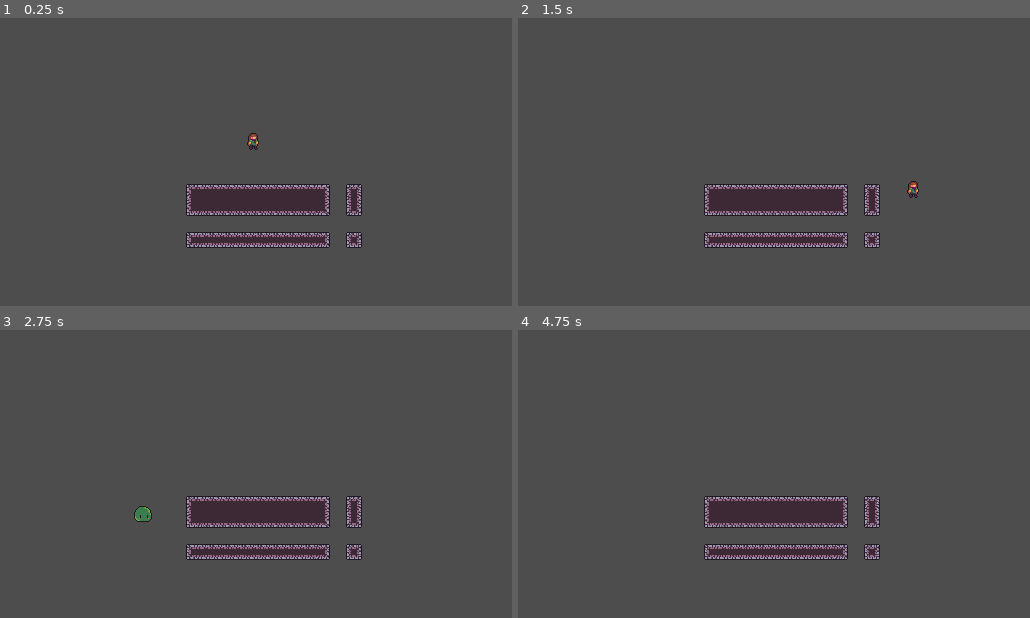
Above: before the commit, frames 1-4 (two rows, left to right).
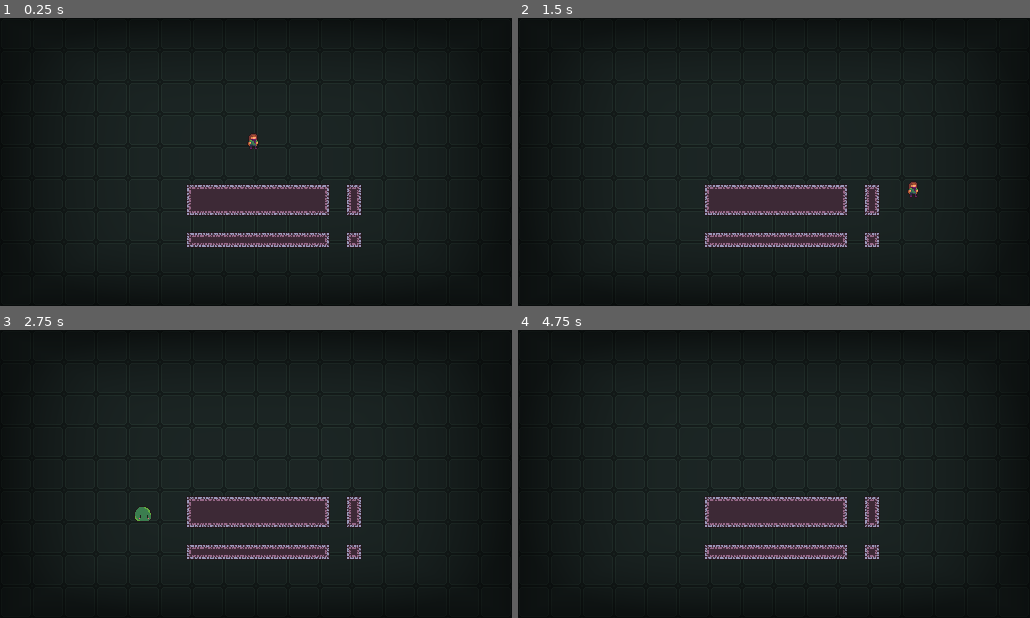
Above: after the commit, the same moments.

Repository: slime-time/slime-world
Game: Godot game, scene res://levels/TestLevel.tscn
Same seed, same stepped clock (60 frames per second), same inputs: the game is played once before the commit and once after it.
Inputs:
- Up to frame 1 (0.25 s): no input
- Up to frame 2 (1.5 s): hold V (transform) 0.53-1.28 s; hold Right (move_right) from 0.53 s (still down); tap W (jump) at 0.77 s; tap V (transform) at 1.35 s
- Up to frame 3 (2.75 s): tap W (jump) at 1.52 s; release Right (move_right) at 2.03 s; hold Left (move_left) from 2.03 s (still down); hold V (transform) from 2.03 s (still down)
- Up to frame 4 (4.75 s): release Left (move_left) at 2.78 s; release V (transform) at 2.78 s; hold Right (move_right) 2.78-4.28 s; tap V (transform) at 2.85, 4.35 s; tap W (jump) at 3.02, 3.77, 4.52 s; hold V (transform) 3.53-4.28 s; hold Left (move_left) from 4.28 s (still down)

The runs differ from the first frame. In frame 1, 95% of the frame differs, in the area x 0-100%, y 0-100%; in frame 2, 95%; in frame 3, 95%; in frame 4, 95%.

Commit message:
Added background to scene

Diff:
--- /dev/null
+++ b/levels/TestLevel.gdshader
@@ -0,0 +1,27 @@
+shader_type canvas_item;
+
+uniform float darkness : hint_range(0.0, 1.0) = 0.2;
+uniform float edge_softness : hint_range(0.1, 8.0) = 1.0;
+//void vertex() {
+	//// Called for every vertex the material is visible on.
+//}
+
+void fragment() {
+	// Called for every pixel the material is visible on.
+	vec4 tex_color = texture(TEXTURE, UV);
+	float dist_x = 2.0 * abs(SCREEN_UV.x - 0.5); // dist from left/right edges
+	float dist_y = 2.0 * abs(SCREEN_UV.y - 0.5); // dist from top/bottom edges
+
+	float delta_x = 	pow(dist_x, edge_softness), delta_y = pow(dist_y, edge_softness);
+
+	float adjust1 = clamp(delta_x + delta_y, 0.0, 1.0);
+	float adjust2 = clamp(max(delta_x, delta_y), 0.0, 1.0);
+	float adjust = (adjust1 + adjust2) / 2.0;
+
+	COLOR = vec4(tex_color.rgb * (1.0-darkness * (0.5 + 0.5 * adjust)), tex_color.a);
+}
+
+//void light() {
+//	// Called for every pixel for every light affecting the CanvasItem.
+//	// Uncomment to replace the default light processing function with this one.
+//}
--- a/levels/TestLevel.tscn
+++ b/levels/TestLevel.tscn
@@ -2,6 +2,8 @@
 
 [ext_resource type="PackedScene" uid="uid://cuv0lsyon5bl" path="res://player/Player/Player.tscn" id="1_1mo47"]
 [ext_resource type="Texture2D" uid="uid://t6ur05s1g4pw" path="res://assets/ground-tile.png" id="1_hsexo"]
+[ext_resource type="Texture2D" uid="uid://dr3tqpr6dkrhu" path="res://assets/background.png" id="3_1mo47"]
+[ext_resource type="Shader" uid="uid://i6opn5gum5pf" path="res://levels/TestLevel.gdshader" id="3_qehkn"]
 
 [sub_resource type="TileSetAtlasSource" id="TileSetAtlasSource_1mo47"]
 texture = ExtResource("1_hsexo")
@@ -42,6 +44,11 @@
 physics_layer_0/collision_layer = 1
 sources/0 = SubResource("TileSetAtlasSource_1mo47")
 
+[sub_resource type="ShaderMaterial" id="ShaderMaterial_qehkn"]
+shader = ExtResource("3_qehkn")
+shader_parameter/darkness = 0.730000034675
+shader_parameter/edge_softness = 3.3020001535851202
+
 [node name="Node2D" type="Node2D" unique_id=730916531]
 
 [node name="Player" parent="." unique_id=1162088554 instance=ExtResource("1_1mo47")]
@@ -52,3 +59,19 @@
 position = Vector2(250, 150)
 tile_map_data = PackedByteArray("AAD9/wEAAAABAAAAAAD+/wEAAAABAAAAAAD//wEAAAABAAAAAAAAAAEAAAABAAAAAAABAAEAAAABAAAAAAACAA …(400 unchanged characters)…
 tile_set = SubResource("TileSet_qehkn")
+
+[node name="Background" type="CanvasLayer" parent="." unique_id=1386845488]
+layer = -100
+
+[node name="BackgroundTexture" type="TextureRect" parent="Background" unique_id=1173638536]
+material = SubResource("ShaderMaterial_qehkn")
+anchors_preset = 15
+anchor_right = 1.0
+anchor_bottom = 1.0
+offset_right = 64.0
+offset_bottom = 64.0
+grow_horizontal = 2
+grow_vertical = 2
+texture = ExtResource("3_1mo47")
+expand_mode = 1
+stretch_mode = 1
Not shown, added: assets/ice-slime/ice-slime-4.png.import
Not shown, added: assets/ice-slime/ice-slime-8.png.import
Not shown, added: assets/ice-water.png.import
Not shown, added: assets/lever.png.import
Not shown, added: assets/vent.png.import
Not shown, added: assets/wide-vent.png.import
Not shown, added: levels/TestLevel.gdshader.uid
